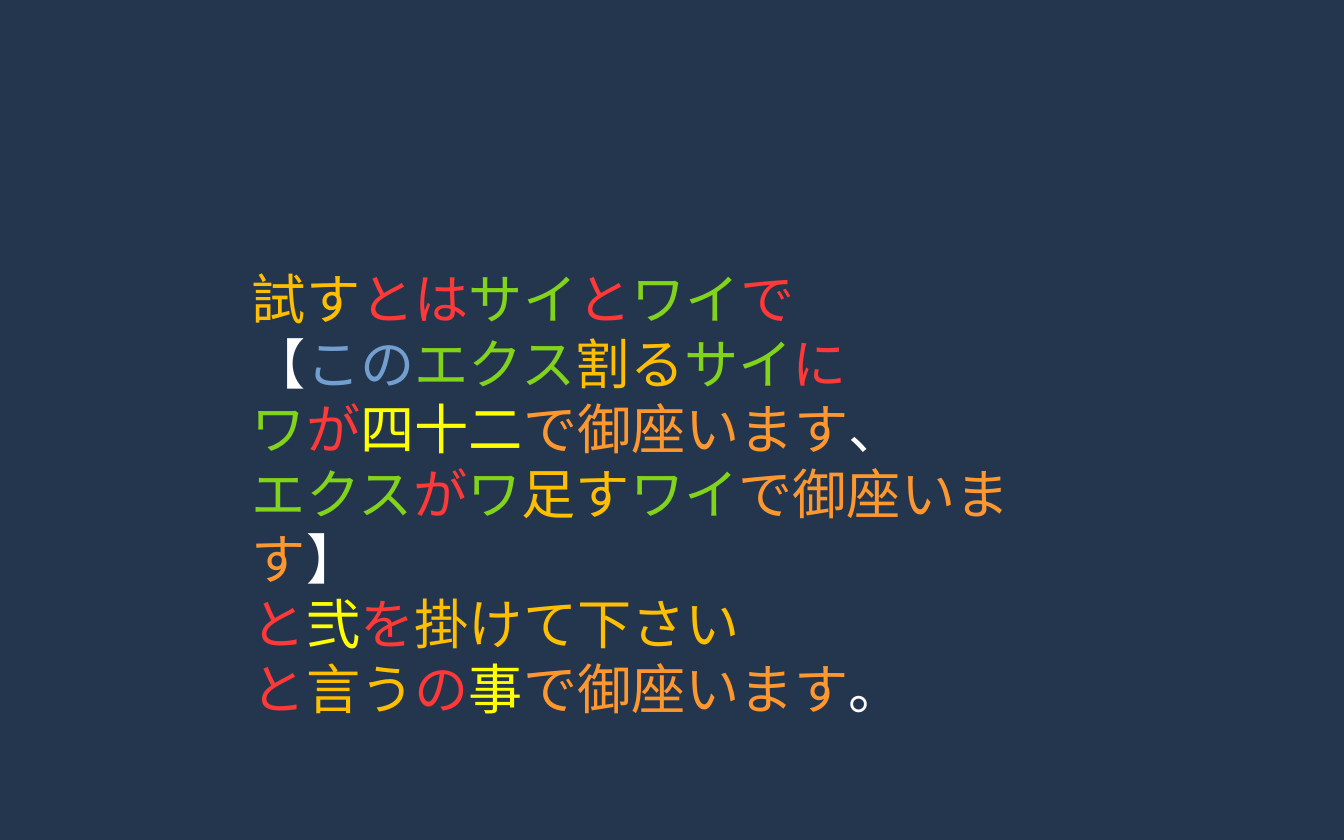
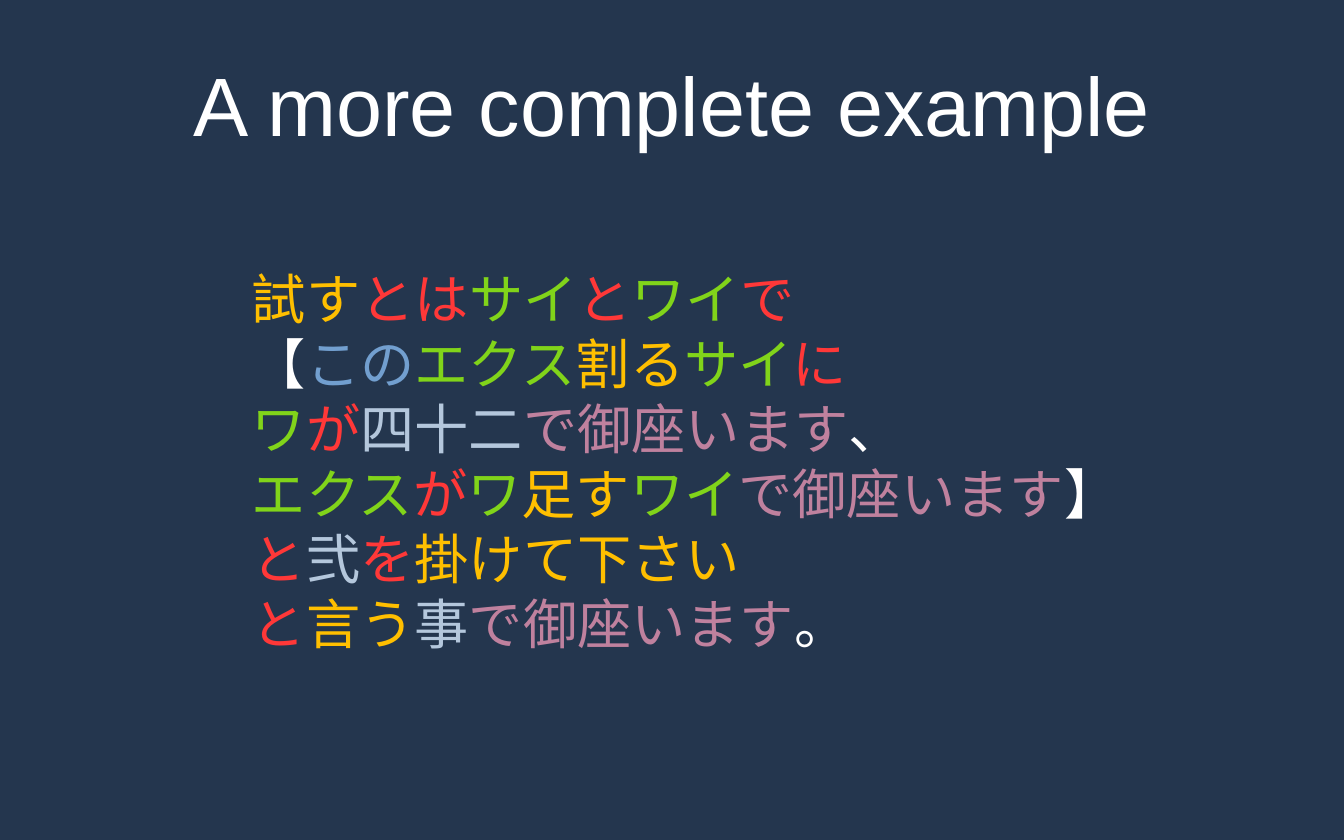
Before and after one commit to MrPicklePinosaur/haku, a slide deck: slide 22 of haku-talk/haku-talk.odp (slide 8 before the commit). Drawn at 1344x840 pixels with LibreOffice and Linux fonts; fonts in the diff are those of the drawing. Boxes give left, top, right and bottom in pixels: in the first picture for what was removed or moved away, otherwise in the second. Text is boxed around its words. In the diff, an @@ line names an element or a change of style, - is before the commit and + after.

Commit message:
More work on the talk

```diff
--- a/haku-talk/haku-talk.odp
+++ b/haku-talk/haku-talk.odp
@@ title added at (194, 76, 1150, 151), 48.9 pt, text #FFFFFF @@
+A more complete example
@@ text at (252, 403, 1118, 584): text colour #FFFF00 to #B4C7DC in "ワが四十二で御座います、", "と弐を掛けて下さい"; text colour #FF972F to #BF819E in "ワが四十二で御座います、", "エクスがワ足すワイで御座います】" @@
@@ text at (252, 598, 849, 649): text changed; text colour #FF972F to #BF819E @@
-と言うの事で御座います。
+と言う事で御座います。
```
Also in this commit, not shown: 1 other slide changed, 20 slides added, 6 slides removed, 1 other file.
